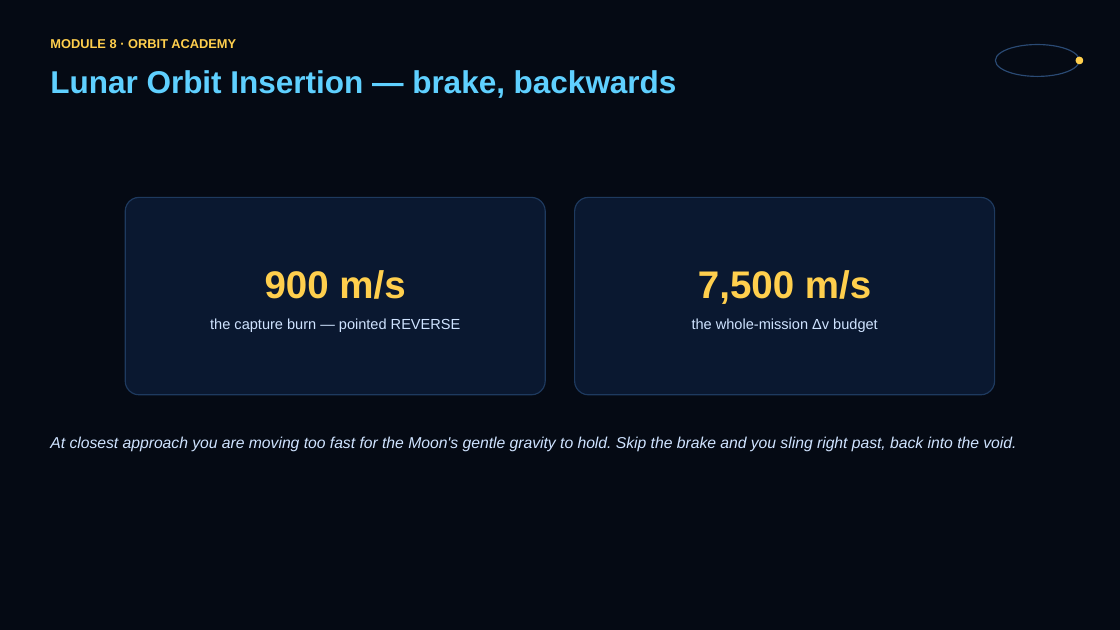
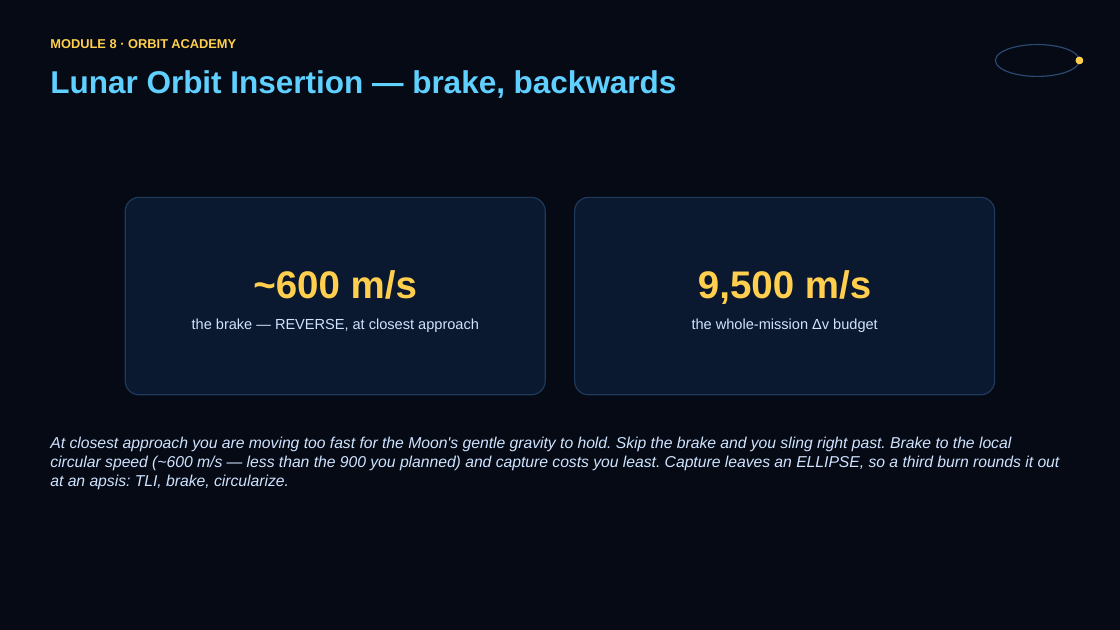
Before and after one commit to JASONSS26/orbit-academy, a slide deck: slide 7 of slides/module8.pptx (slide 5 before the commit). Drawn at 1120x630 pixels with LibreOffice and Linux fonts; fonts in the diff are those of the drawing. Boxes give left, top, right and bottom in pixels: in the first picture for what was removed or moved away, otherwise in the second. Text is boxed around its words. In the diff, an @@ line names an element or a change of style, - is before the commit and + after.

Commit message:
module8 deck: 12 slides (Δv currency, apsis rule, scoring); instructor guide beats rewritten
Detail in docs/CHANGELOG.md.

```diff
--- a/slides/module8.pptx
+++ b/slides/module8.pptx
@@ text at [192,270,479,332]: text changed @@
-900 m/s
-the capture burn — pointed REVERSE
+~600 m/s
+the brake — REVERSE, at closest approach
@@ text at [698,270,871,304]: text changed @@
-7,500 m/s
+9,500 m/s
@@ text at [50,436,1060,490]: text changed @@
-At closest approach you are moving too fast for the Moon's gentle gravity to hold. Skip the brake and you sling right past, back into the void.
+At closest approach you are moving too fast for the Moon's gentle gravity to hold. Skip the brake and you sling right past. Brake to the local circular speed (~600 m/s — less than the 900 you planned) and capture costs you least. Capture leaves an ELLIPSE, so a third burn rounds it out at an apsis: TLI, brake, circularize.
```
Also in this commit, not shown: 6 other slides changed, 4 slides added, 9 other files.
